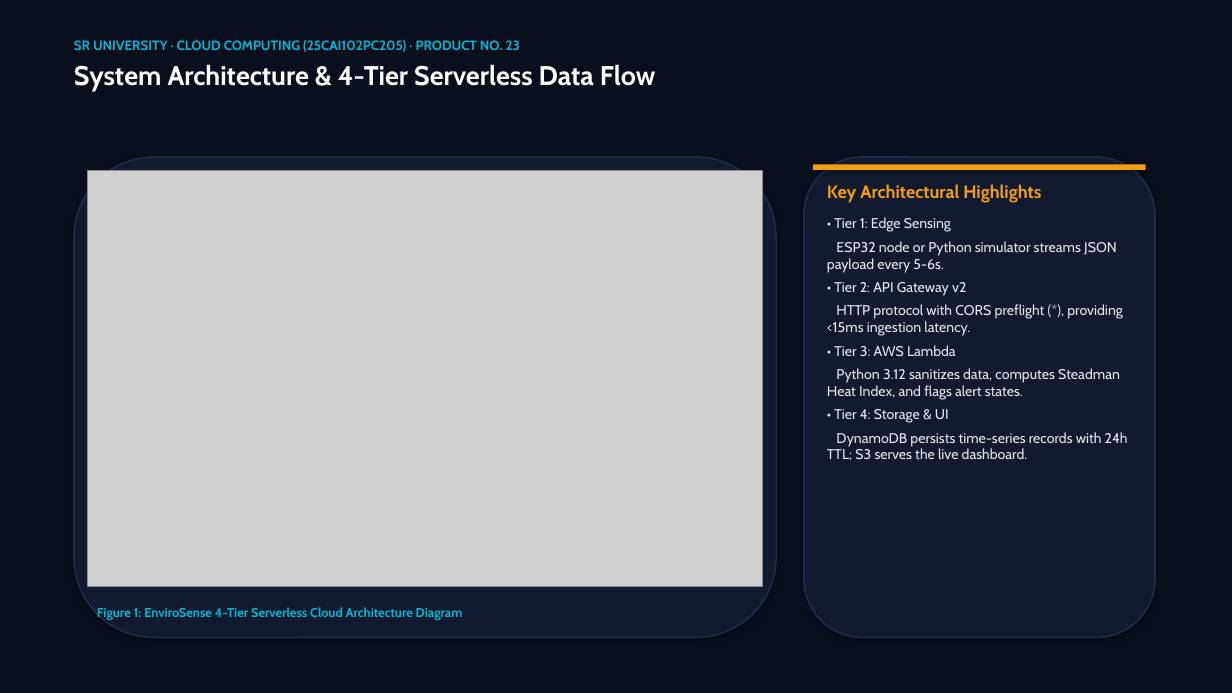
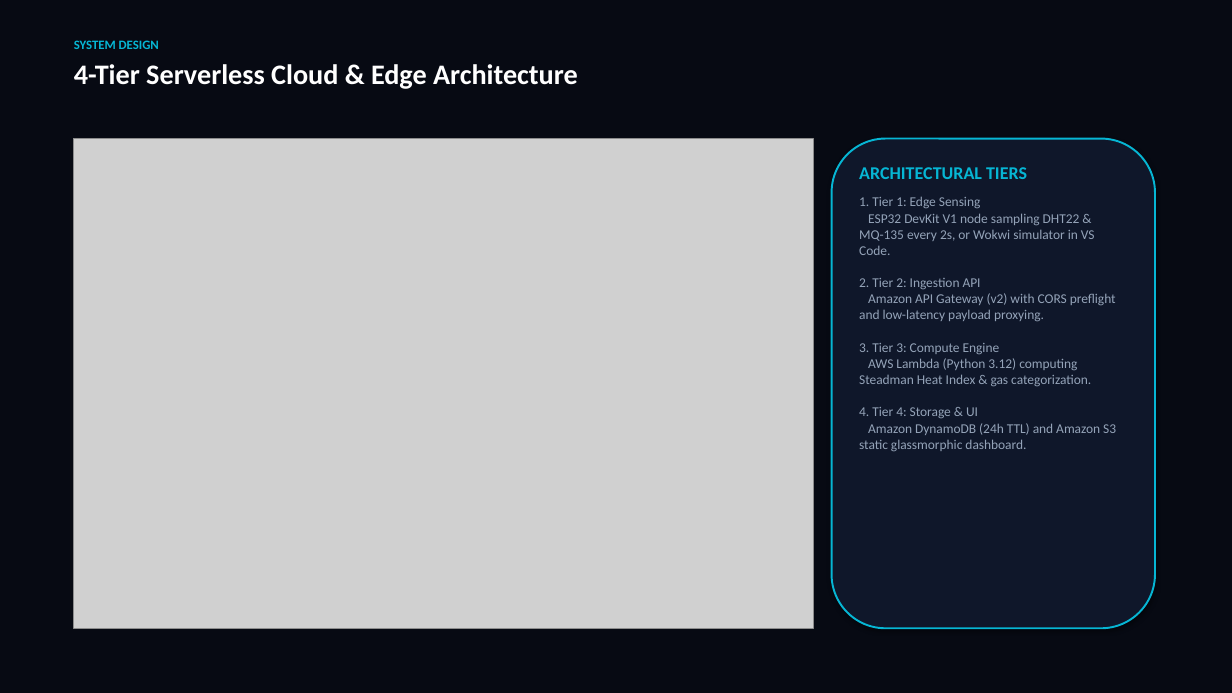
Before and after one commit to yeshwanthkushi25-glitch/envirosense-iot-dashboard, a slide deck: slide 3 of EnviroSense_Master_Presentation.pptx. Drawn at 1232x693 pixels with LibreOffice and Linux fonts; fonts in the diff are those of the drawing; grey boxes stand for pictures. Boxes give left, top, right and bottom in pixels: in the first picture for what was removed or moved away, otherwise in the second. Text is boxed around its words. In the diff, an @@ line names an element or a change of style, - is before the commit and + after.

Commit message:
docs: remake 16-slide presentation, update product report & remove legacy files for final submission

```diff
--- a/EnviroSense_Master_Presentation.pptx
+++ b/EnviroSense_Master_Presentation.pptx
@@ rectangle at bbox=[0, 0, 1232, 693]: fill #0A0F1D to #070A13 @@
@@ text at bbox=[74, 40, 578, 89]: text changed; size 10.5 to 22 pt; font Cabin to Calibri; text colour #06B6D4 to #FFFFFF @@
-SR UNIVERSITY · CLOUD COMPUTING (25CAI102PC205) · PRODUCT NO. 23
-System Architecture & 4-Tier Serverless Data Flow
+SYSTEM DESIGN
+4-Tier Serverless Cloud & Edge Architecture
@@ picture: place and size @@
-picture at bbox=[88, 171, 762, 587]
+picture at bbox=[74, 139, 813, 628]
@@ rounded rectangle: place and size @@
-rounded rectangle at bbox=[804, 157, 1155, 638]
+rounded rectangle at bbox=[832, 139, 1155, 628]
@@ rounded rectangle at bbox=[832, 139, 1155, 628]: fill #121A2F to #0F172A; outline #1E2D4D 1.2 pt to #06B6D4 1.5 pt @@
@@ rounded rectangle removed at bbox=[74, 157, 776, 638] @@
@@ rectangle removed at bbox=[813, 165, 1146, 170] @@
@@ text at bbox=[859, 167, 1116, 451]: text changed; size 11 to 10.5 pt; font Cabin to Calibri; text colour #E2E8F0 to #94A3B8 @@
-Key Architectural Highlights
-• Tier 1: Edge Sensing
-ESP32 node or Python simulator streams JSON payload every 5-6s.
-• Tier 2: API Gateway v2
-HTTP protocol with CORS preflight (*), providing <15ms ingestion latency.
-• Tier 3: AWS Lambda
-Python 3.12 sanitizes data, computes Steadman Heat Index, and flags alert states.
-• Tier 4: Storage & UI
-DynamoDB persists time-series records with 24h TTL; S3 serves the live dashboard.
+ARCHITECTURAL TIERS
+1. Tier 1: Edge Sensing
+ESP32 DevKit V1 node sampling DHT22 & MQ-135 every 2s, or Wokwi simulator in VS Code.
+2. Tier 2: Ingestion API
+Amazon API Gateway (v2) with CORS preflight and low-latency payload proxying.
+3. Tier 3: Compute Engine
+AWS Lambda (Python 3.12) computing Steadman Heat Index & gas categorization.
+4. Tier 4: Storage & UI
+Amazon DynamoDB (24h TTL) and Amazon S3 static glassmorphic dashboard.
@@ text removed at bbox=[97, 607, 463, 620] @@
-Figure 1: EnviroSense 4-Tier Serverless Cloud Architecture Diagram
```
Also in this commit, not shown: 1 other slide changed, 14 slides added, 14 slides removed, 12 other files.
